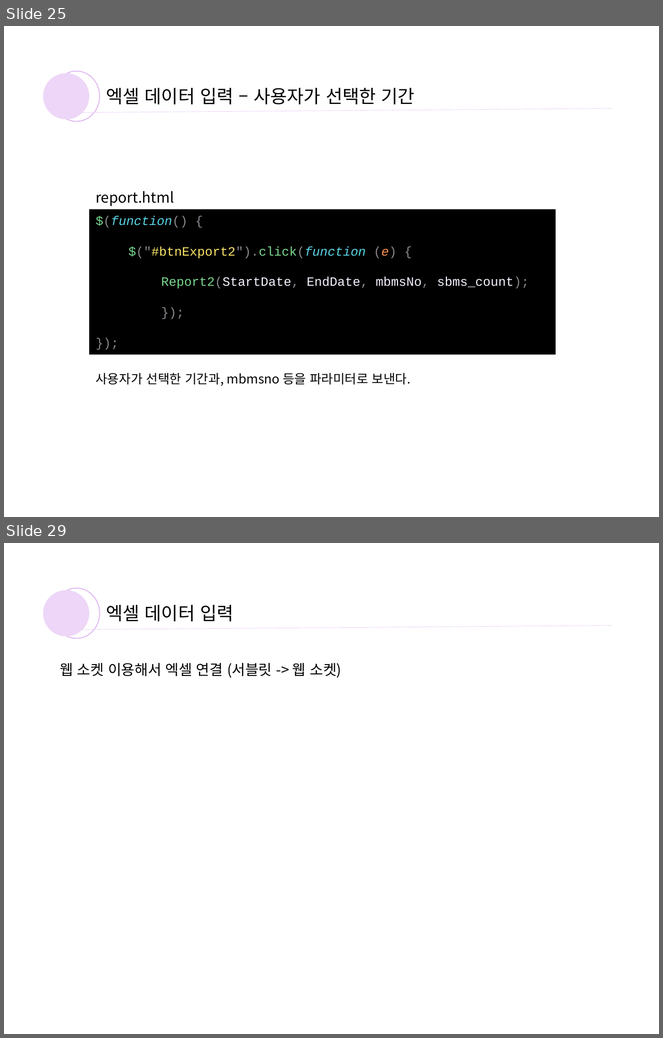
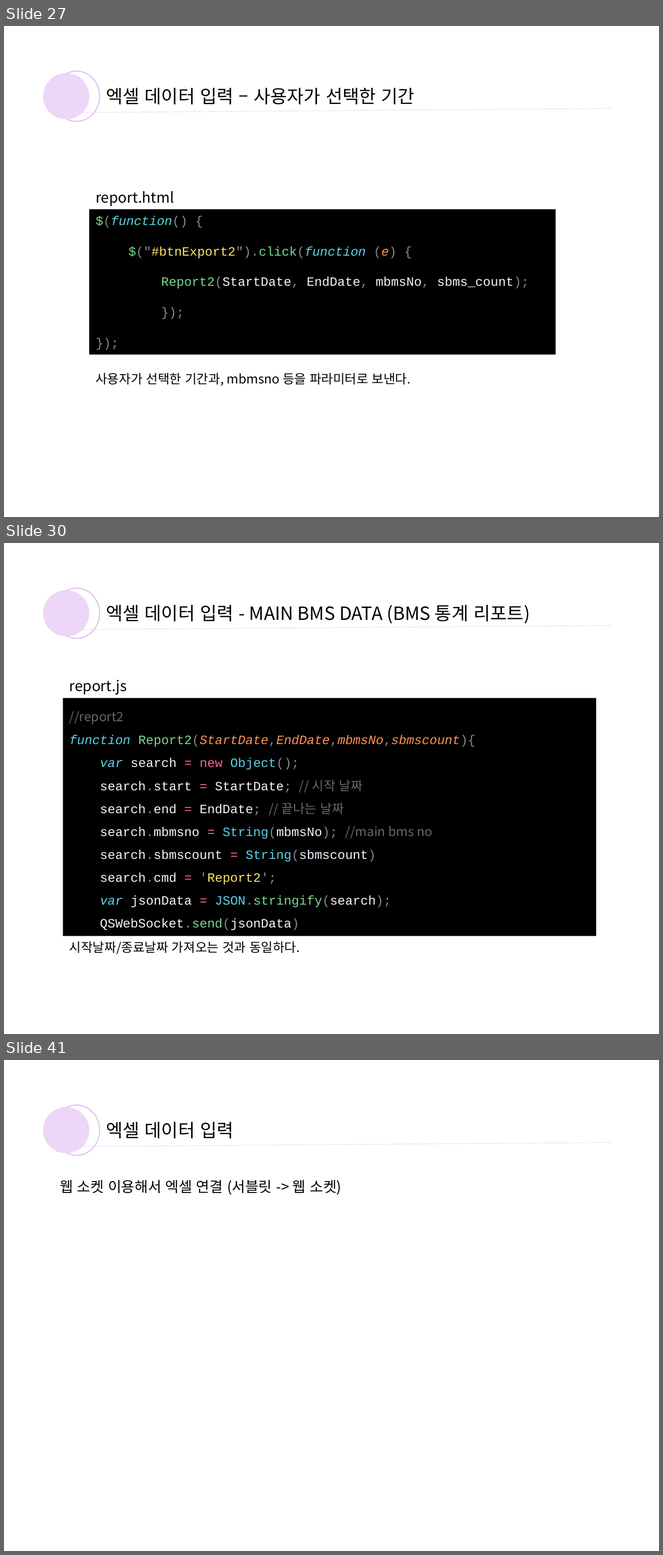
Before and after one commit to yoosooop/INTERN_log, a slide deck: bms 엑셀 파일 생성.pptx. Shown one above the other, each under a label of ours: slides 25 and 29 before the commit, slides 27, 30 and 41 after it; the slides between them are not shown. The pictures are 663x1038 and 663x1555 pixels, drawn with LibreOffice and Linux fonts; fonts in the diff are those of the drawing. Boxes give left, top, right and bottom in pixels: in the first picture for what was removed or moved away, otherwise in the second. Text is boxed around its words. In the diff, an @@ line names an element or a change of style, - is before the commit and + after.

```diff
--- a/bms 엑셀 파일 생성.pptx
+++ b/bms 엑셀 파일 생성.pptx
@@ slide 30 added at (4,543,659,1034), background #FFFFFF @@
@@ ellipse added at (53,588,99,639), outline #D298EC 1 pt @@
@@ ellipse added at (44,590,89,636), fill #EDD6F7 @@
@@ text added at (106,605,530,624), 20 pt, text #000000 @@
+엑셀 데이터 입력 - MAIN BMS DATA (BMS 통계 리포트)
@@ line added from (83, 629) to (612, 626), #EDD6F7 0.5 pt @@
@@ text added at (70,680,127,695), 16 pt, text #000000 @@
+report.js
@@ rectangle added at (63,698,596,937), fill #000000, 14 pt, text #F7F1FF @@
+//report2
+function Report2(StartDate,EndDate,mbmsNo,sbmscount){
+var search = new Object();
+search.start = StartDate; // 시작 날짜
+search.end = EndDate; // 끝나는 날짜
+search.mbmsno = String(mbmsNo); //main bms no
+search.sbmscount = String(sbmscount)
+search.cmd = 'Report2';
+var jsonData = JSON.stringify(search);
+QSWebSocket.send(jsonData)
@@ text added at (70,941,300,955), 14 pt, text #000000 @@
+시작날짜/종료날짜 가져오는 것과 동일하다.
@@ what was slide 25 is now slide 27 @@
@@ what was slide 29 is now slide 41 @@
```
Also in this commit, not shown: 12 slides changed, 11 other slides added.
